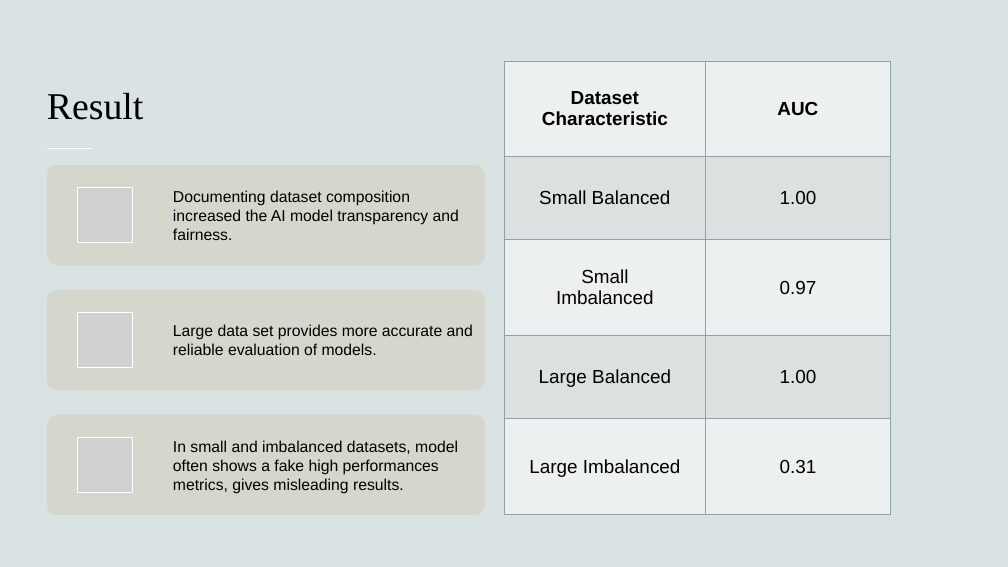
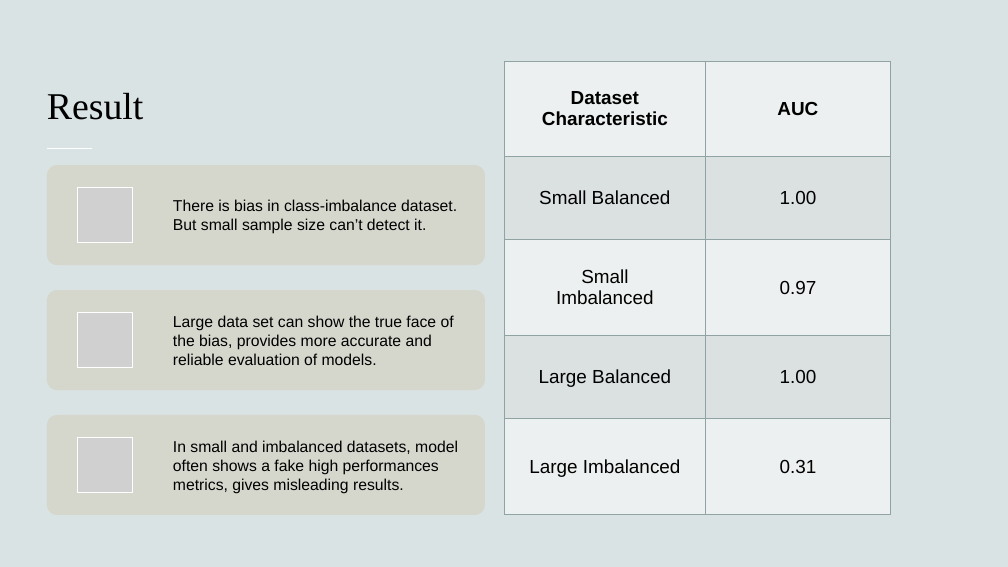
Before and after one commit to hennypurwadi/Imbalanced-or-Balanced-Dataset-Composition, a slide deck: slide 21 of 202370140_XAI_Presentation_1.pptx. Drawn at 1008x567 pixels with LibreOffice and Linux fonts; fonts in the diff are those of the drawing; grey boxes stand for pictures. Boxes give left, top, right and bottom in pixels: in the first picture for what was removed or moved away, otherwise in the second. Text is boxed around its words. In the diff, an @@ line names an element or a change of style, - is before the commit and + after.

```diff
--- a/202370140_XAI_Presentation_1.pptx
+++ b/202370140_XAI_Presentation_1.pptx
@@ text at [173,199,457,234]: text changed @@
-Documenting dataset composition increased the AI model transparency and fairness.
+There is bias in class-imbalance dataset. But small sample size can’t detect it.
@@ text at [173,315,454,365]: text changed @@
-Large data set provides more accurate and reliable evaluation of models.
+Large data set can show the true face of the bias, provides more accurate and reliable evaluation of models.
```
Also in this commit, not shown: 7 other slides changed, 1 other file.
